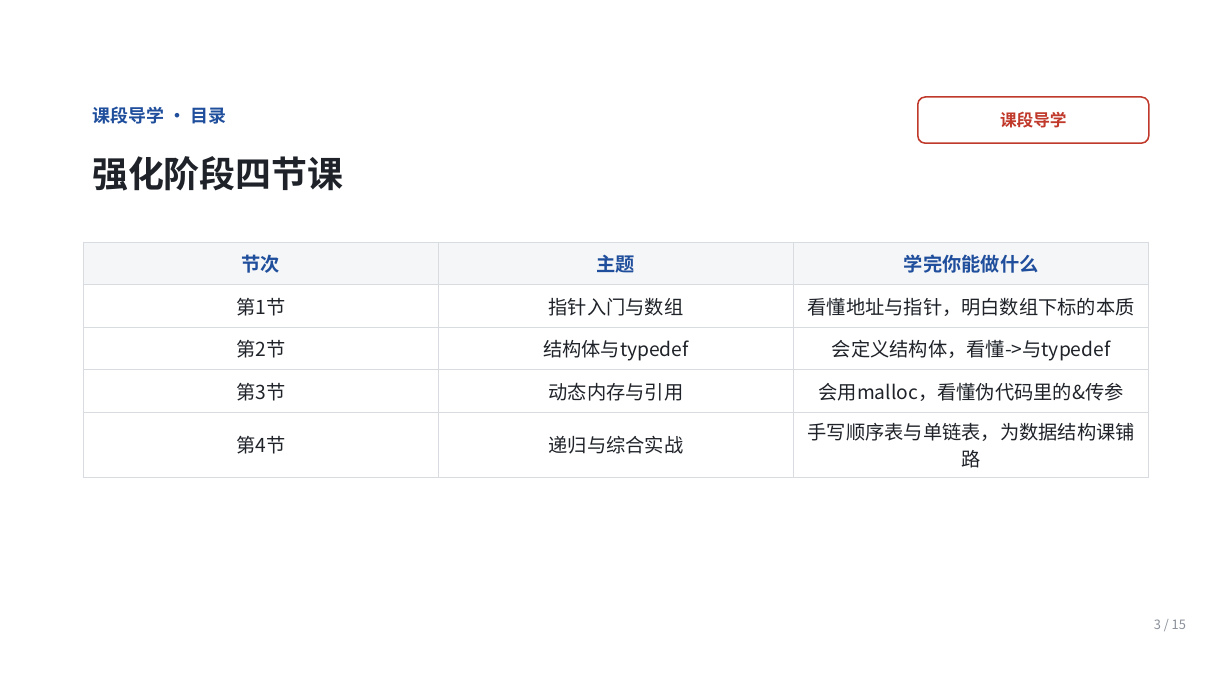
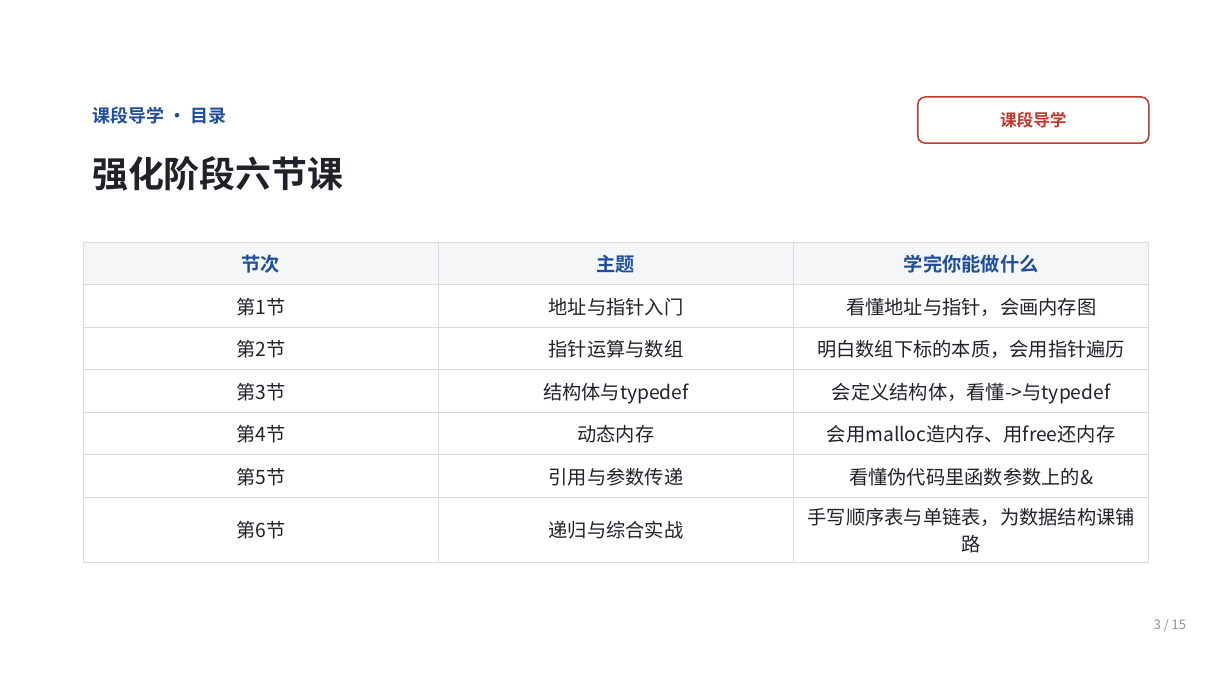
Before and after one commit to Ctrl1CandV/SpecialtyCourses, a slide deck: slide 3 of 课件/C1/C1-B-01/C1-B-01.pptx. Drawn at 1232x693 pixels with LibreOffice and Linux fonts; fonts in the diff are those of the drawing; background and template pictures are left out. Boxes give left, top, right and bottom in pixels: in the first picture for what was removed or moved away, otherwise in the second. Text is boxed around its words. In the diff, an @@ line names an element or a change of style, - is before the commit and + after.

Commit message:
08.21 初步完成第二阶段课程

```diff
--- a/课件/C1/C1-B-01/C1-B-01.pptx
+++ b/课件/C1/C1-B-01/C1-B-01.pptx
@@ text at [92, 156, 343, 191]: text changed @@
-强化阶段四节课
+强化阶段六节课
@@ table at [83, 242, 1148, 557] @@
-row 2: 第1节 | 指针入门与数组 | 看懂地址与指针，明白数组下标的本质
-row 3: 第2节 | 结构体与typedef | 会定义结构体，看懂->与typedef
-row 4: 第3节 | 动态内存与引用 | 会用malloc，看懂伪代码里的&传参
-row 5: 第4节 | 递归与综合实战 | 手写顺序表与单链表，为数据结构课铺路
+row 2: 第1节 | 地址与指针入门 | 看懂地址与指针，会画内存图
+row 3: 第2节 | 指针运算与数组 | 明白数组下标的本质，会用指针遍历
+row 4: 第3节 | 结构体与typedef | 会定义结构体，看懂->与typedef
+row 5: 第4节 | 动态内存 | 会用malloc造内存、用free还内存
+row 6: 第5节 | 引用与参数传递 | 看懂伪代码里函数参数上的&
+row 7: 第6节 | 递归与综合实战 | 手写顺序表与单链表，为数据结构课铺路
```
Also in this commit, not shown: 9 other slides changed, 4 slides added, 4 slides removed, 29 other files.
